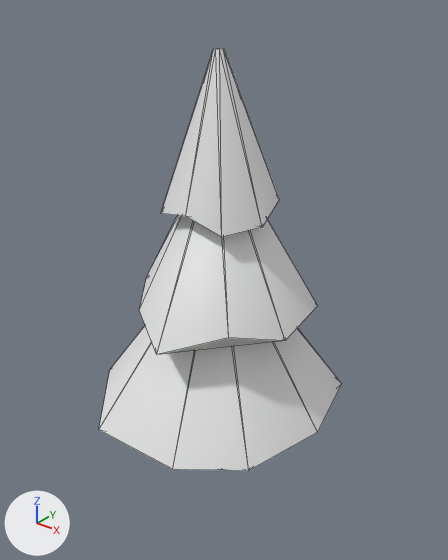
The glTF model models/variants/canopy_pine_young_v2.glb as it was, and as the next commit left it.
One viewpoint serves both versions: a 50 mm lens placed at (3.5, -4.3, 4.73), pointed at (0.15, -0.11, 2.13). Every picture has the same lights, and +X, +Y and +Z are marked at lower left. The first picture is the older version. Mesh edges are drawn as thin lines. Vertices at exactly the same position are counted once.

Before the edit, the objects in view are built like this:
```python
me_trunk = bpy.data.meshes.new('Trunk')
me_trunk.from_pydata(...)  # 70 vertices, 124 faces; spans x -1.37..1.17, y -1.19..1.31, z -0.08..4.2
ob_pine = bpy.data.objects.new('Pine', me_trunk)
ob_pine.location = (0.0, 0.0, 0.0)
```
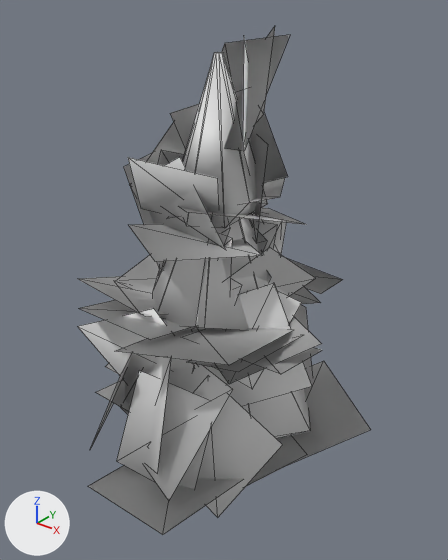
Boxes [x1, y1, x2, y2] around the edits, measured in the pictures (448 x 560 px):
'Pine', reshaped (20% wider, 20% taller): before [99, 48, 342, 471]; after [78, 27, 371, 534]
part 1 of me_trunk, rebuilt: before [99, 326, 342, 471]; after [121, 368, 310, 439]
part 2 of me_trunk, rebuilt (24% narrower, 19% shorter): before [139, 216, 318, 355]; after [153, 218, 288, 330]
part 3 of me_trunk, rebuilt (27% narrower, 7% shorter): before [161, 48, 279, 237]; after [182, 52, 268, 228]
part 4 of me_trunk, added: after [78, 27, 371, 534]

What the commit changed:
me_trunk is used by ob_pine; location (0.0, 0.0, 0.0).
me_trunk had 70 vertices, 124 faces and spanned x -1.37..1.17, y -1.19..1.31, z -0.08..4.2.
me_trunk now has 290 vertices, 234 faces and spans x -1.61..1.56, y -1.85..1.38, z -0.08..4.38.
me_trunk part 1: the loose piece of 18 vertices spanning x -1.37..1.17, y -1.19..1.31, z 0.61..2.5 is rebuilt with 18 vertices and now spans x -1.06..1.1, y -1.09..0.94, z 0.67..2.46.
me_trunk part 2: the loose piece of 18 vertices spanning x -0.92..0.89, y -1.0..0.94, z 1.71..3.4 is rebuilt with 18 vertices and now spans x -0.78..0.73, y -0.77..0.75, z 1.77..3.37.
me_trunk part 3: the loose piece of 18 vertices spanning x -0.49..0.54, y -0.52..0.57, z 2.73..4.2 is rebuilt with 18 vertices and now spans x -0.46..0.38, y -0.47..0.43, z 2.75..4.17.
Part 4, on me_trunk:
220 vertices are added at x -1.61..1.56, y -1.85..1.38, z 0.26..4.38.
110 new faces join them.
